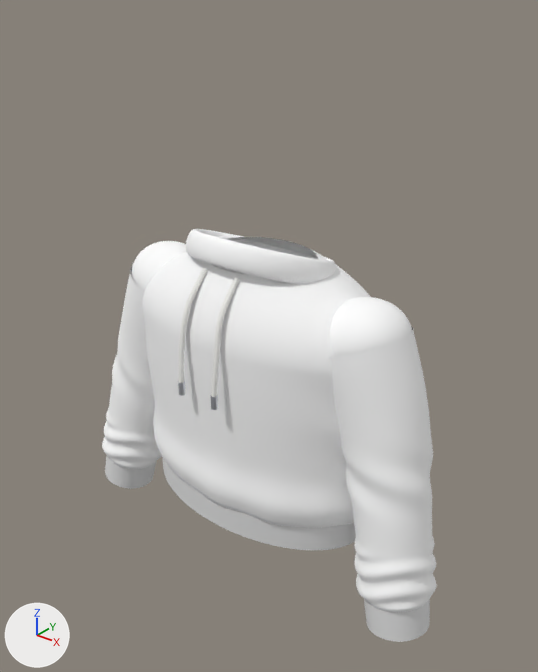
An edit to the glTF model models/hoodie_cropped.glb, drawn before and after from the same camera.
The view is the same before and after, from a 50 mm camera at (0.783, -0.95, 1.052) aimed at (0.01, 0.017, 0.453). The lights are fixed; the arrows at lower left show +X, +Y and +Z. The picture after the commit comes second. Where no turn or scale is listed for an object, it has been applied to the vertices. Vertices at exactly the same position are counted once.

Objects in the first picture: 'Aglet_trim', 'Aglet_trim.001', 'Body_print', 'Drawstring_trim', 'Hem_rib', 'Hood', 'Hood_rim', 'Sleeve_L_cuff_rib', 'Sleeve_L_fabric', 'Sleeve_L_shoulder', 'Sleeve_R_cuff_rib', 'Sleeve_R_fabric', 'Sleeve_R_shoulder' and 1 more.
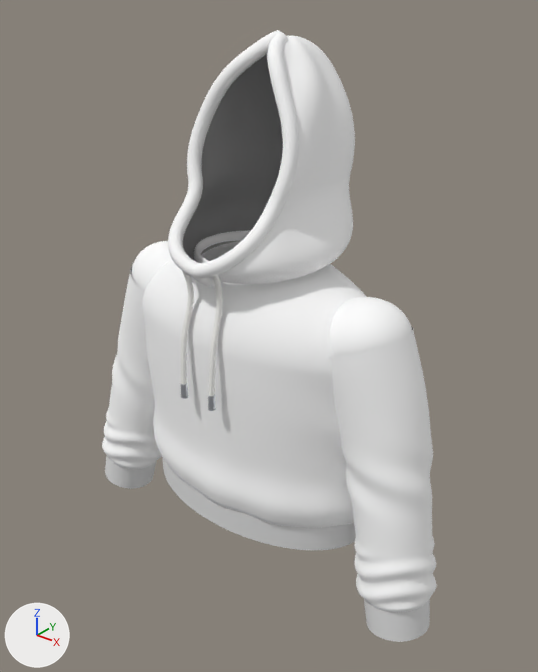
Boxes [x1, y1, x2, y2] around the edits, measured in the pictures (538 x 672 px):
'Hood', reshaped (mostly hidden before)
    before: [312, 250, 371, 297]
    after: [201, 36, 355, 285]
'Hood_lining', added
    after: [183, 54, 283, 261]
'Hood_hem', added
    after: [168, 30, 299, 287]
'Hood_rim', deleted
    before: [186, 229, 336, 284]
'Drawstring_trim', reshaped
    before: [179, 268, 208, 383]
    after: [181, 271, 194, 385]
'Hood_neck_seam', added
    after: [194, 230, 316, 278]
'Aglet_trim.001', moved
    before: [210, 395, 218, 410]
    after: [208, 394, 216, 411]
'Aglet_trim', moved
    before: [178, 381, 185, 396]
    after: [180, 383, 188, 399]

Edits to the bpy script that builds the scene:
```text
Add mat_lining:
    mat_lining = principled_material('Lining')
    mat_lining.base_color = (0.342, 0.342, 0.342)  # grey #9e9e9e
    mat_lining.roughness = 0.9
Change me_mesh_8:
    used by ob_hood; location = (0.0, 0.0, 0.283)
    remove me_mesh_8.from_pydata(...)  # 3183 vertices, 6142 faces; spans x -0.201..0.201, y 0.057..0.176, z 0.092..0.324
    add me_mesh_8.from_pydata(...)  # 6409 vertices, 12584 faces; spans x -0.147..0.147, y -0.154..0.232, z 0.318..0.68
    me_mesh_8 part 1: 3183 vertices removed from x -0.201..0.201, y 0.057..0.176, z 0.092..0.324; 6409 vertices added at x -0.147..0.147, y -0.154..0.232, z 0.318..0.68
Change me_mesh_10:
    used by ob_drawstring_trim; location = (0.0, 0.0, 0.283)
    remove me_mesh_10.from_pydata(...)  # 328 vertices, 640 faces; spans x -0.044..-0.031, y -0.17..-0.094, z 0.134..0.327
    add me_mesh_10.from_pydata(...)  # 328 vertices, 640 faces; spans x -0.042..-0.026, y -0.17..-0.133, z 0.135..0.363
    me_mesh_10 part 2: 328 of 328 vertices moved; they spanned x -0.044..-0.031, y -0.17..-0.094, z 0.134..0.327 and now span x -0.042..-0.026, y -0.17..-0.133, z 0.135..0.363; mean shift (0.005, -0.008, 0.014)
Add me_mesh_11_1:
    me_mesh_11_1.from_pydata(...)  # 6409 vertices, 12584 faces; spans x -0.145..0.144, y -0.152..0.228, z 0.321..0.677
    me_mesh_11_1.materials.append(mat_lining)  # grey #9e9e9e
Add me_mesh_10_1:
    me_mesh_10_1.from_pydata(...)  # 1649 vertices, 3072 faces; spans x -0.119..0.119, y -0.105..0.105, z -0.014..0.014
    me_mesh_10_1.materials.append(mat_fabric)  # white #ffffff
Add me_mesh_9_1:
    me_mesh_9_1.from_pydata(...)  # 1932 vertices, 3840 faces; spans x -0.11..0.108, y -0.166..0.065, z 0.307..0.689
    me_mesh_9_1.materials.append(mat_fabric)  # white #ffffff
Remove ob_hood_rim:
    ob_hood_rim = bpy.data.objects.new('Hood_rim', me_mesh_9)
    ob_hood_rim.location = (0.0, 0.005, 0.607)
Change ob_aglet_trim:
    ob_aglet_trim.location: (-0.038, -0.165, 0.407) -> (-0.032, -0.165, 0.405)
Change ob_aglet_trim_001:
    ob_aglet_trim_001.location: (0.038, -0.165, 0.407) -> (0.032, -0.165, 0.405)
Add ob_hood_lining:
    ob_hood_lining = bpy.data.objects.new('Hood_lining', me_mesh_11_1)
    ob_hood_lining.location = (0.0, 0.0, 0.283)
Add ob_hood_neck_seam:
    ob_hood_neck_seam = bpy.data.objects.new('Hood_neck_seam', me_mesh_10_1)
    ob_hood_neck_seam.location = (0.0, 0.0, 0.61)
Add ob_hood_hem:
    ob_hood_hem = bpy.data.objects.new('Hood_hem', me_mesh_9_1)
    ob_hood_hem.location = (0.0, 0.0, 0.283)
```
